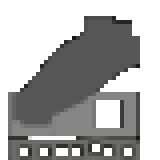
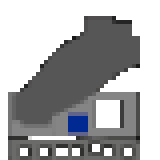
Layer changes from the first 160 × 160 image to the second:
painted on "Background" over [68, 112, 88, 136]
